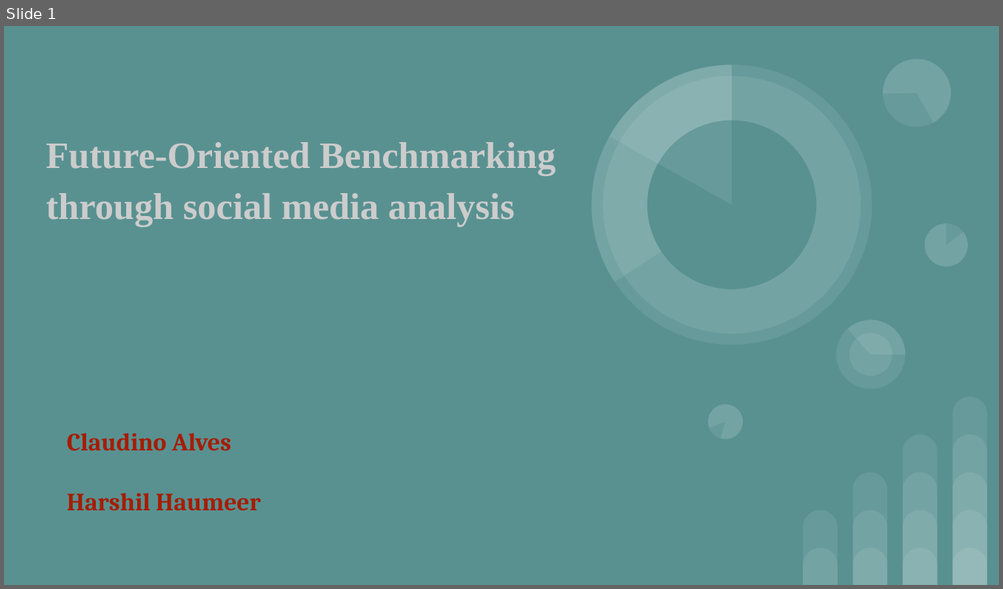
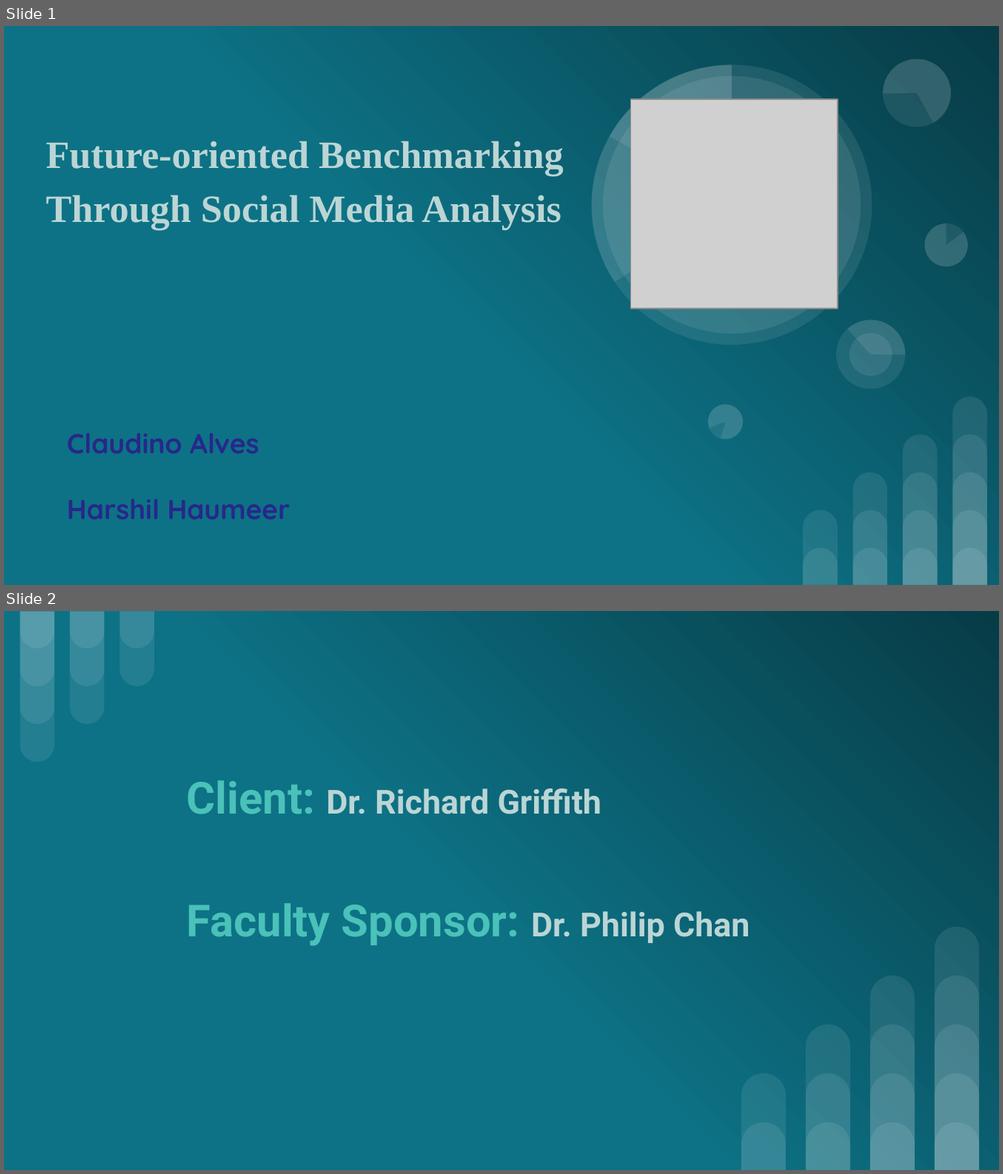
Before and after one commit to fobmsm/fobm.github.io, a slide deck: Future Oriented Benchmarking through social media analysis.ppsx. Shown one above the other, each under a label of ours: slide 1 before the commit, slides 1 and 2 after it. The pictures are 1003x589 and 1003x1174 pixels, drawn with LibreOffice and Linux fonts; fonts in the diff are those of the drawing; grey boxes stand for pictures. Boxes give left, top, right and bottom in pixels: in the first picture for what was removed or moved away, otherwise in the second. Text is boxed around its words. In the diff, an @@ line names an element or a change of style, - is before the commit and + after.

```diff
--- a/Future Oriented Benchmarking through social media analysis.ppsx
+++ b/Future Oriented Benchmarking through social media analysis.ppsx
@@ slide 2 added at bbox=[4, 611, 999, 1170], background gradient #0D7285 to #073B46 @@
@@ group added at bbox=[20, 611, 154, 761]: 9 round same rects @@
@@ title added at bbox=[187, 780, 750, 946], 24 pt, text #BBD5D5, bold @@
+Client: Dr. Richard Griffith
+Faculty Sponsor: Dr. Philip Chan
@@ group added at bbox=[741, 927, 979, 1170]: 14 round same rects @@
@@ slide 1 changed as well @@
@@ background #599191 to gradient #0D7285 to #073B46 @@
@@ picture added at bbox=[631, 99, 837, 309] @@
@@ title at bbox=[46, 141, 563, 230]: text changed; size 27 to 28 pt; text colour #CCCCCC to #BBD5D5 @@
-Future-Oriented Benchmarking through social media analysis
+Future-oriented Benchmarking Through Social Media Analysis
@@ subtitle "Claudino Alves" at bbox=[67, 433, 290, 520]: size 18 to 20 pt, font Cambria to Quicksand, text colour #A61C00 to #27278B @@
```
Also in this commit, not shown: 7 other slides changed, 1 other slide added, 1 slide removed, 2 other files.
